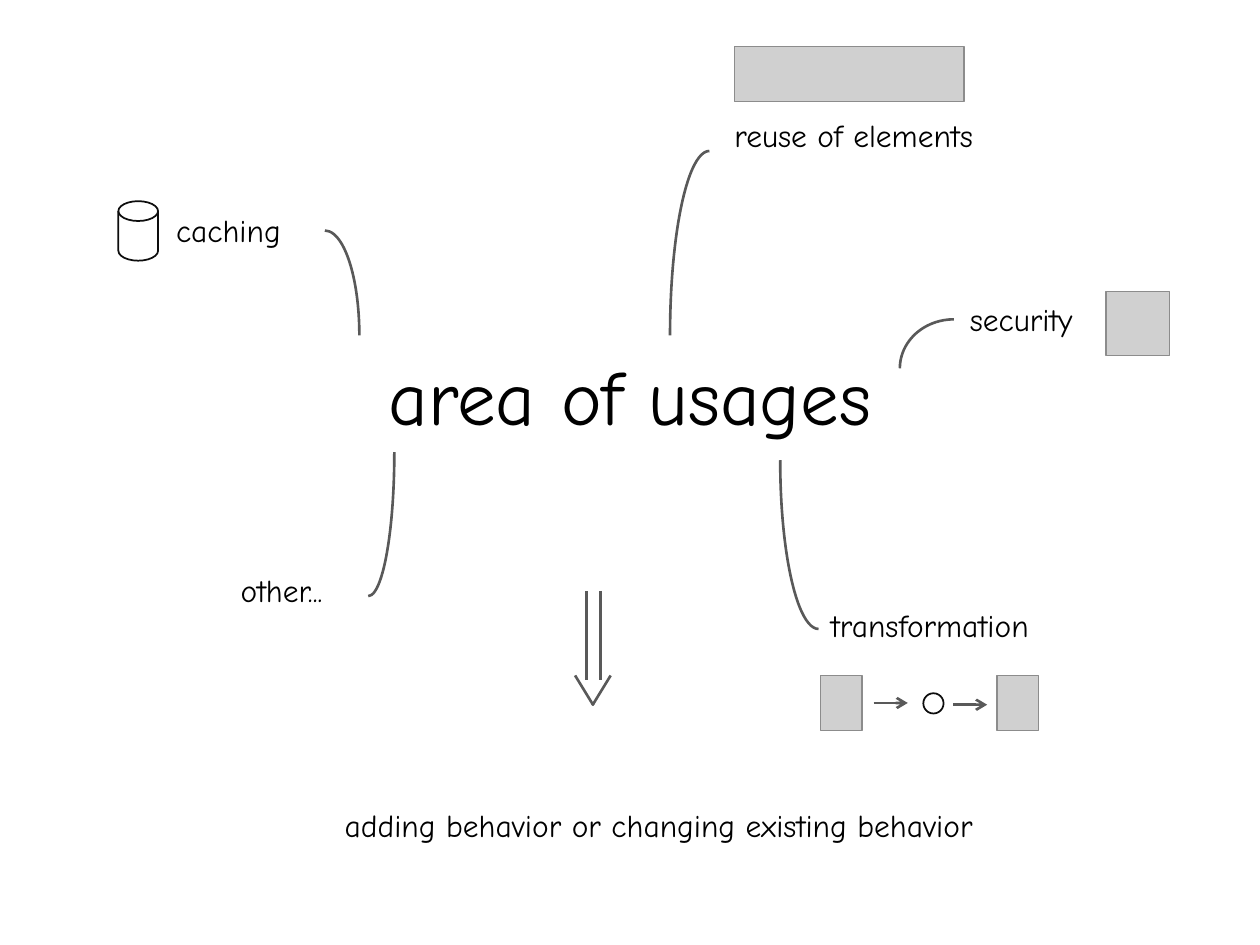
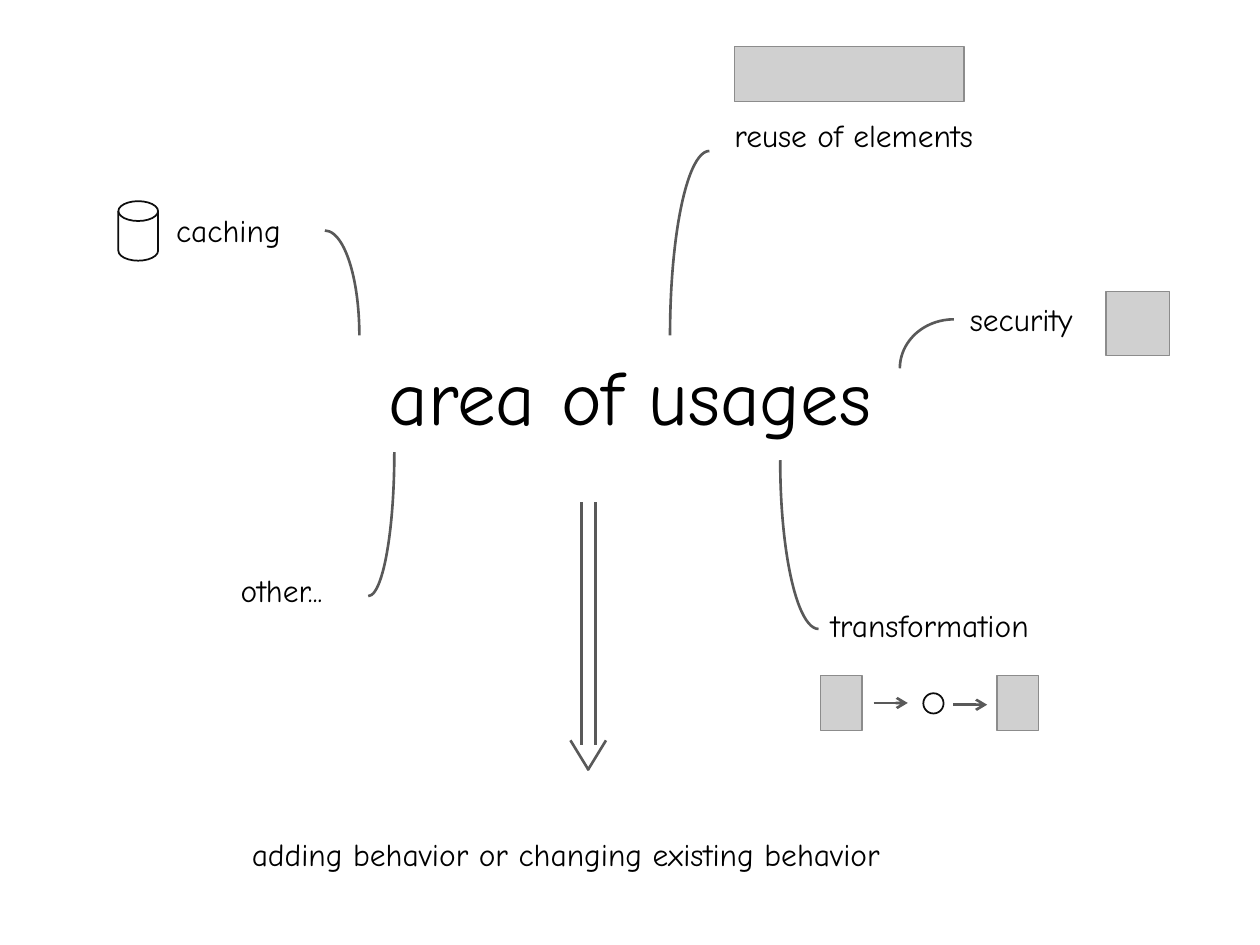
Before and after one commit to archive/talk-mixin-in-js, a slide deck: slide 11 of presentation/Mixins and mixes in JavaScript.pptx. Drawn at 1260x945 pixels with LibreOffice and Linux fonts; fonts in the diff are those of the drawing; grey boxes stand for pictures. Boxes give left, top, right and bottom in pixels: in the first picture for what was removed or moved away, otherwise in the second. Text is boxed around its words. In the diff, an @@ line names an element or a change of style, - is before the commit and + after.

```diff
--- a/presentation/Mixins and mixes in JavaScript.pptx
+++ b/presentation/Mixins and mixes in JavaScript.pptx
@@ line moved from (586, 591) - (586, 680) to (582, 503) - (582, 746) @@
@@ line moved from (600, 591) - (600, 680) to (596, 503) - (596, 745) @@
@@ line moved from (575, 675) - (593, 706) to (571, 741) - (588, 770) @@
@@ line moved from (611, 675) - (592, 706) to (606, 741) - (588, 770) @@
@@ text "adding behavior or changing existing ...": place and size @@
-text "adding behavior or changing existing ..." at (345, 815, 972, 843)
+text "adding behavior or changing existing ..." at (252, 844, 879, 872)
```
Also in this commit, not shown: 8 other slides changed, 5 other files.
